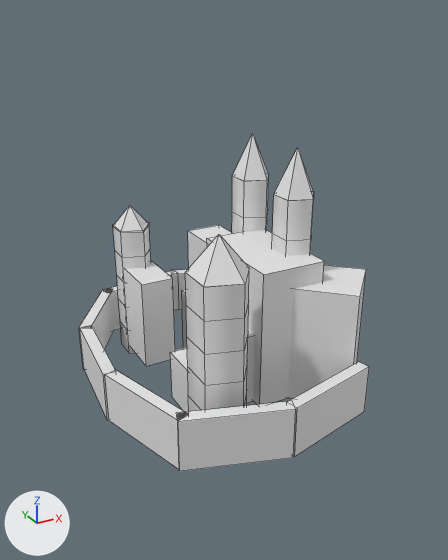
One commit to the FBX model Assets/Models/meshes/castle.FBX: the scene before it, then after it.
The view is the same before and after, from a camera (50 mm lens) standing at (0.4, -2.96, 2.03) and looking at (1.96, -0.13, 0.62). Arrows for +X, +Y and +Z are at lower left; the lights stay in place. Mesh edges are drawn as thin lines. Where no turn or scale is listed for an object, it has been applied to the vertices.

Before the edit, the objects in view are built like this:
```python
ob_box004 = bpy.data.objects.new('Box004', me_mesh_019)
ob_box004.parent = ob_sm_box001
ob_box004.location = (-52.81, -62.98, 0.0)
ob_box004.rotation_euler = (0.0, 0.0, 1.241)  # degrees (0, 0, 71)
ob_box004.scale = (0.614, 0.614, 0.614)
ob_box005 = bpy.data.objects.new('Box005', me_mesh_018)
ob_box005.parent = ob_sm_box001
ob_box005.location = (-34.74, 101.2, 0.0)
ob_box005.rotation_euler = (0.0, 0.0, 1.723)  # degrees (0, 0, 99)
ob_box005.scale = (0.614, 0.614, 0.614)
ob_box006 = bpy.data.objects.new('Box006', me_mesh_017)
ob_box006.location = (2.169, -0.866, -0.009)
ob_box007 = bpy.data.objects.new('Box007', me_mesh_016)
ob_box007.location = (2.327, 0.751, -0.009)
ob_cylinder005 = bpy.data.objects.new('Cylinder005', me_mesh_004)
ob_cylinder005.parent = ob_sm_box001
ob_cylinder005.location = (14.97, 37.61, -0.892)
ob_cylinder005.scale = (0.271, 0.271, 0.785)
ob_cylinder006 = bpy.data.objects.new('Cylinder006', me_mesh_003)
ob_cylinder006.location = (2.312, 0.165, 1.043)
ob_cylinder007 = bpy.data.objects.new('Cylinder007', me_mesh_002)
ob_cylinder007.parent = ob_sm_box001
ob_cylinder007.location = (14.97, -8.018, -0.892)
ob_cylinder007.scale = (0.271, 0.271, 0.785)
ob_cylinder008 = bpy.data.objects.new('Cylinder008', me_mesh_001)
ob_cylinder008.location = (2.312, -0.291, 1.043)
# also in view: 'Cylinder004' at (1.68, 0.53, 0.85); 'Box014' at (1.68, 0.35, 0.27); 'Cylinder001' at (1.71, -0.56, 0.43); 'Cylinder003' at (1.68, 0.53, 0.37); 'Box010' at (2.16, -0.21, 0.39)
```
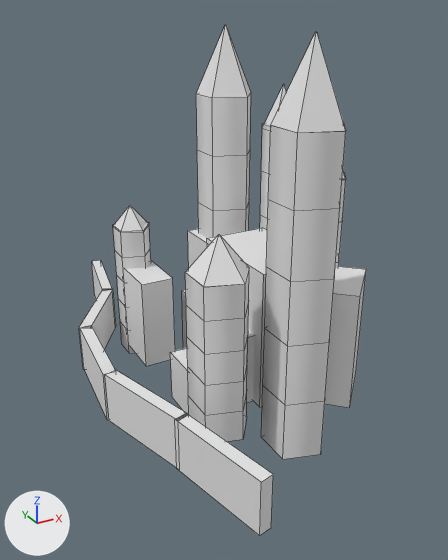
The change, as a diff of the scene's bpy script:
```diff
--- a/Assets/Models/meshes/castle.FBX.py
+++ b/Assets/Models/meshes/castle.FBX.py
@@ me_mesh_017 @@
 me_mesh_017.from_pydata(...)  # 8 vertices, 6 faces; spans x -0.284..0.284, y -0.096..0.096, z 0.0..0.29
-me_mesh_017.vertices[0].co = (0.284, 0.029, 0.0)
-me_mesh_017.vertices[1].co = (0.268, 0.096, 0.0)
-me_mesh_017.vertices[2].co = (-0.268, -0.096, 0.0)
-me_mesh_017.vertices[3].co = (-0.284, -0.029, 0.0)
-me_mesh_017.vertices[4].co = (0.284, 0.029, 0.29)
-me_mesh_017.vertices[5].co = (0.268, 0.096, 0.29)
-me_mesh_017.vertices[6].co = (-0.268, -0.096, 0.29)
-me_mesh_017.vertices[7].co = (-0.284, -0.029, 0.29)
+# me_mesh_017 part 1
+me_mesh_017.vertices[0].co = (-5.592, -46.089, 0.0)
+me_mesh_017.vertices[1].co = (5.592, -46.089, 0.0)
+me_mesh_017.vertices[2].co = (-5.592, 46.089, 0.0)
+me_mesh_017.vertices[3].co = (5.592, 46.089, 0.0)
+me_mesh_017.vertices[4].co = (-5.592, -46.089, 47.16)
+me_mesh_017.vertices[5].co = (5.592, -46.089, 47.16)
+me_mesh_017.vertices[6].co = (-5.592, 46.089, 47.16)
+me_mesh_017.vertices[7].co = (5.592, 46.089, 47.16)
@@ me_mesh_024 @@
+me_mesh_024.from_pydata([(0.18, 0.0, 0.098), (0.056, 0.172, 0.098), (-0.146, 0.106, 0.098), (-0.146, -0.106, 0.098), (0.056, -0.172, 0.098), (0.004, 0.0, 0.484), (0.001, 0.004, 0.484), (-0.003, 0.002, 0.484), (-0.003, -0.002, 0.484), (0.001, -0.004, 0.484)], [], [(0, 1, 6, 5), (1, 2, 7, 6), (2, 3, 8, 7), (3, 4, 9, 8), (4, 0, 5, 9), (0, 4, 3, 2, 1), (9, 5, 6, 7, 8)])
@@ ob_box007 @@
-ob_box007 = bpy.data.objects.new('Box007', me_mesh_016)
@@ ob_box004 @@
-ob_box004 = bpy.data.objects.new('Box004', me_mesh_019)
+ob_box004 = bpy.data.objects.new('Box004', me_mesh_017)
 ob_box004.parent = ob_sm_box001
-ob_box004.location = (-52.81, -62.98, 0.0)
-ob_box004.rotation_euler = (0.0, 0.0, 1.241)  # degrees (0, 0, 71)
+ob_box004.location = (-71.09, -81.34, 0.0)
+ob_box004.rotation_euler = (0.0, 0.0, 0.233)  # degrees (0, 0, 13)
 ob_box004.scale = (0.614, 0.614, 0.614)
@@ ob_cylinder007 @@
 ob_cylinder007.parent = ob_sm_box001
-ob_cylinder007.location = (14.97, -8.018, -0.892)
-ob_cylinder007.scale = (0.271, 0.271, 0.785)
+ob_cylinder007.location = (35.49, -8.018, -0.892)
+ob_cylinder007.scale = (0.271, 0.271, 0.844)
@@ ob_cylinder006 @@
 ob_cylinder006 = bpy.data.objects.new('Cylinder006', me_mesh_003)
-ob_cylinder006.location = (2.312, 0.165, 1.043)
+ob_cylinder006.location = (2.517, 0.165, 1.307)
@@ ob_box005 @@
 ob_box005.parent = ob_sm_box001
-ob_box005.location = (-34.74, 101.2, 0.0)
-ob_box005.rotation_euler = (0.0, 0.0, 1.723)  # degrees (0, 0, 99)
+ob_box005.location = (-55.59, 126.2, 0.0)
+ob_box005.rotation_euler = (0.0, 0.0, 2.958)  # degrees (0, 0, 169)
 ob_box005.scale = (0.614, 0.614, 0.614)
@@ ob_box006 @@
-ob_box006 = bpy.data.objects.new('Box006', me_mesh_017)
@@ ob_cylinder005 @@
 ob_cylinder005.parent = ob_sm_box001
-ob_cylinder005.location = (14.97, 37.61, -0.892)
-ob_cylinder005.scale = (0.271, 0.271, 0.785)
+ob_cylinder005.location = (35.49, 37.61, -0.892)
+ob_cylinder005.scale = (0.271, 0.271, 0.988)
@@ ob_cylinder047 @@
+ob_cylinder047 = bpy.data.objects.new('Cylinder047', me_mesh_023)  # 30 vertices, 27 faces; spans x -0.15..0.18, y -0.17..0.17, z 0.0..1.71
+ob_cylinder047.location = (2.09, -0.693, -0.16)
@@ ob_cylinder048 @@
+ob_cylinder048 = bpy.data.objects.new('Cylinder048', me_mesh_024)
+ob_cylinder048.location = (2.09, -0.693, 1.454)
@@ ob_cylinder045 @@
+ob_cylinder045 = bpy.data.objects.new('Cylinder045', me_mesh_023.copy())
+ob_cylinder045.location = (2.291, 0.456, -0.16)
@@ ob_cylinder046 @@
+ob_cylinder046 = bpy.data.objects.new('Cylinder046', me_mesh_024.copy())
+ob_cylinder046.location = (2.291, 0.456, 1.454)
```

Location of each change, (x1, y1, x2, y2) in pixels of the pictures (448 x 560 px; the box of a moved part takes in the faces that stretch with it):
'Cylinder047', added
    after: (261, 125, 346, 459)
'Box004', reshaped, moved, turned
    before: (176, 401, 296, 471)
    after: (175, 413, 273, 536)
'Cylinder045', added
    after: (196, 93, 251, 238)
'Box006', deleted
    before: (290, 362, 369, 457)
'Cylinder048', added
    after: (271, 32, 346, 132)
'Cylinder007', moved, rescaled
    before: (272, 194, 314, 256)
    after: (335, 173, 346, 268)
'Cylinder005', moved, rescaled
    before: (232, 174, 269, 233)
    after: (260, 123, 270, 230)
'Cylinder046', added
    after: (196, 25, 251, 98)
'Cylinder006', moved
    before: (232, 134, 268, 181)
    after: (265, 84, 287, 126)
'Box005', reshaped, moved, turned
    before: (104, 271, 177, 330)
    after: (92, 260, 112, 299)
'Box007', deleted
    before: (171, 270, 187, 310)
part 1 of me_mesh_017, moved or reshaped
    before: (290, 362, 369, 457)
    after: (175, 413, 273, 536)
part 2 of me_mesh_016, moved or reshaped
    before: (171, 270, 187, 310)
    after: (92, 260, 112, 299)
'Box010', unchanged, covered by the edit
    before: (207, 230, 324, 405)
    after: (207, 228, 267, 407)
'Cylinder008', unchanged, covered by the edit
    before: (274, 148, 314, 200)
    after: (342, 171, 345, 179)
